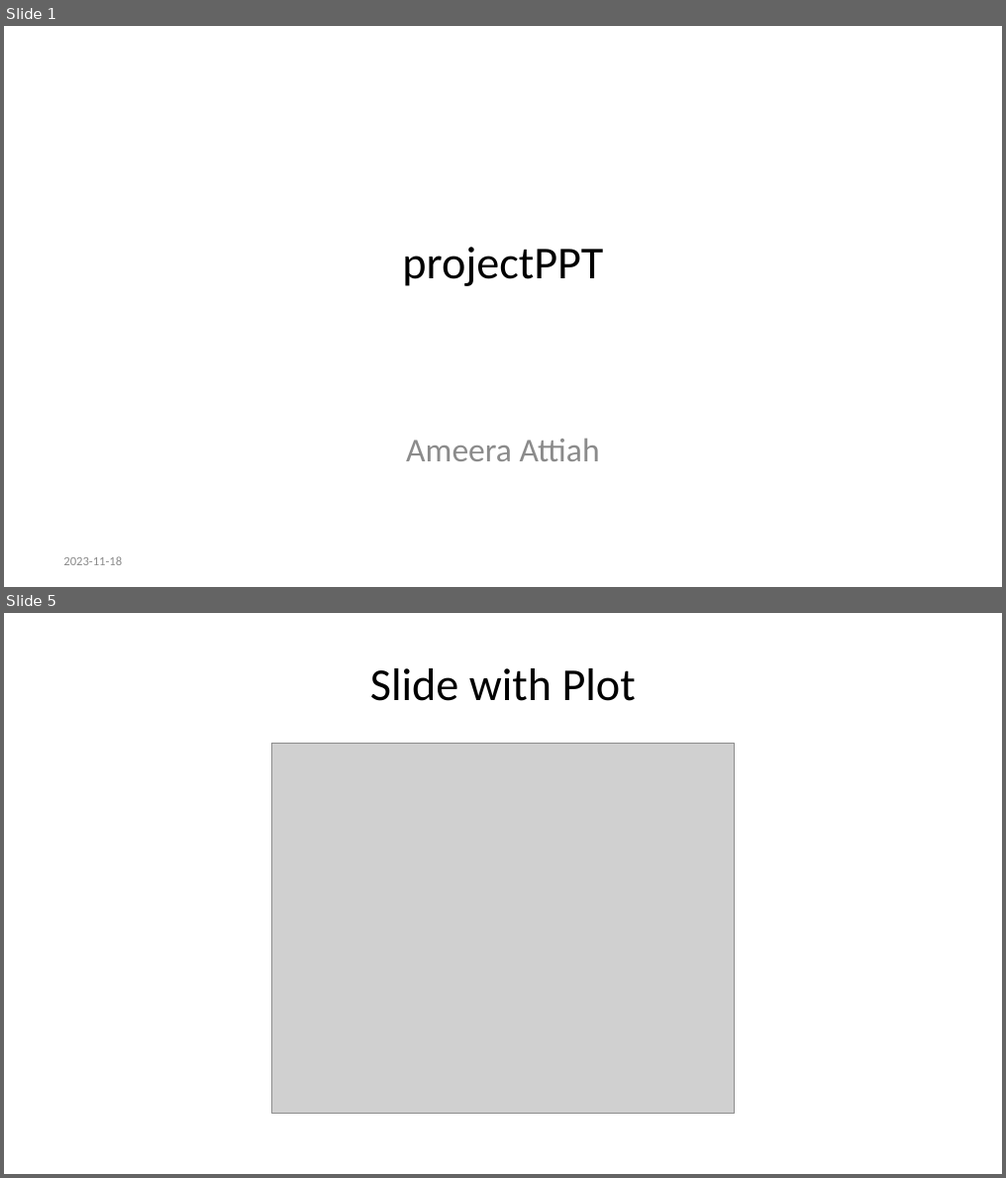
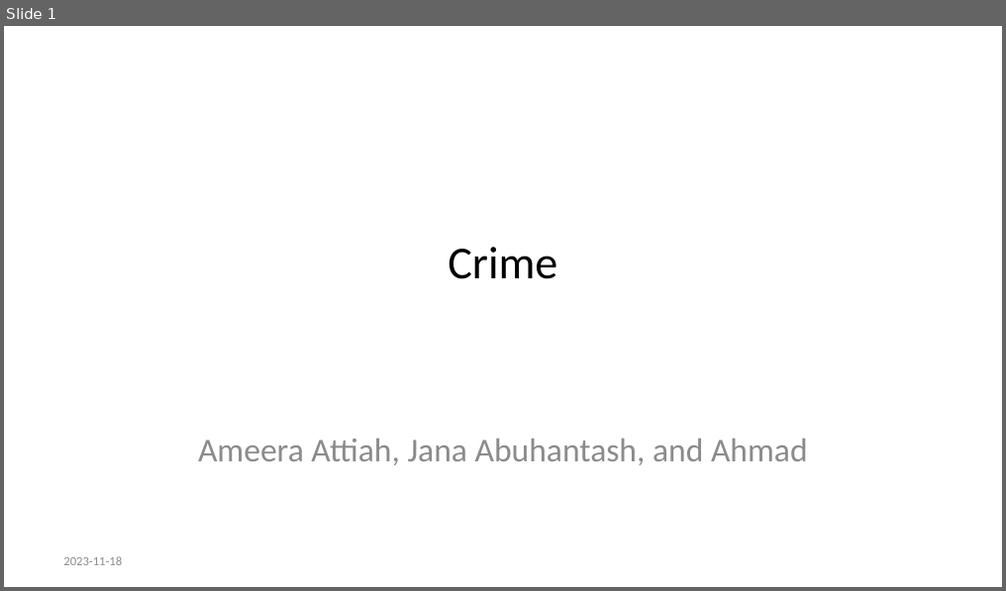
Before and after one commit to ameeraattiah/projectPPT, a slide deck: projectPPT.pptx. Shown one above the other, each under a label of ours: slides 1 and 5 before the commit, slide 1 after it; the slides between them are not shown. The pictures are 1006x1178 and 1006x591 pixels, drawn with LibreOffice and Linux fonts; fonts in the diff are those of the drawing; grey boxes stand for pictures. Boxes give left, top, right and bottom in pixels: in the first picture for what was removed or moved away, otherwise in the second. Text is boxed around its words. In the diff, an @@ line names an element or a change of style, - is before the commit and + after.

```diff
--- a/projectPPT.pptx
+++ b/projectPPT.pptx
@@ slide 5 removed at <box>4,613,1002,1174</box>, background #FFFFFF @@
@@ title removed at <box>370,668,636,701</box> @@
-Slide with Plot
@@ picture removed at <box>271,744,735,1114</box> @@
@@ slide 1 changed as well @@
@@ title at <box>448,247,557,279</box>: text changed @@
-projectPPT
+Crime
@@ subtitle at <box>198,438,808,466</box>: text changed @@
-Ameera Attiah
+Ameera Attiah, Jana Abuhantash, and Ahmad
```
Also in this commit, not shown: 1 other slide changed, 4 slides added, 2 other slides removed, 2 other files.
